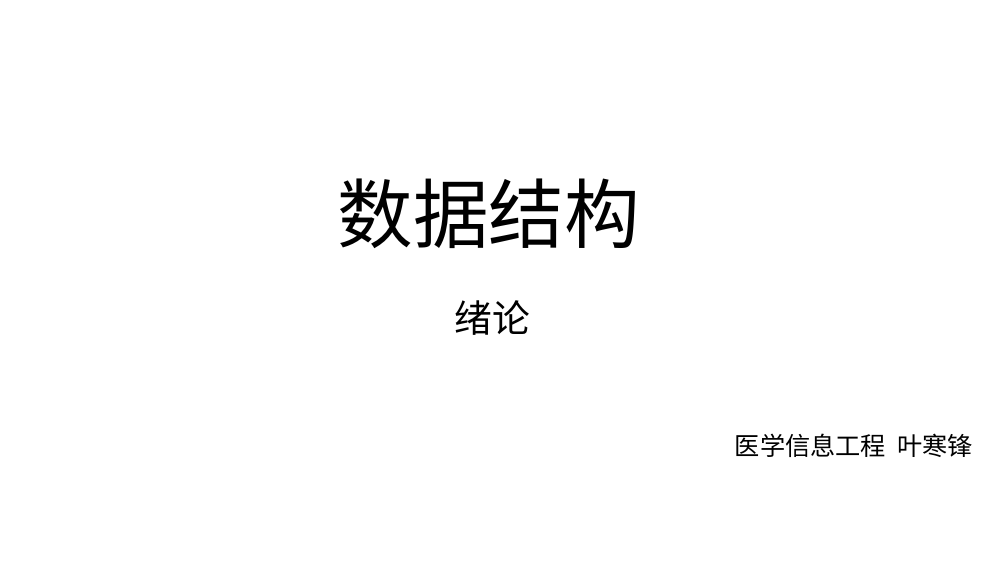
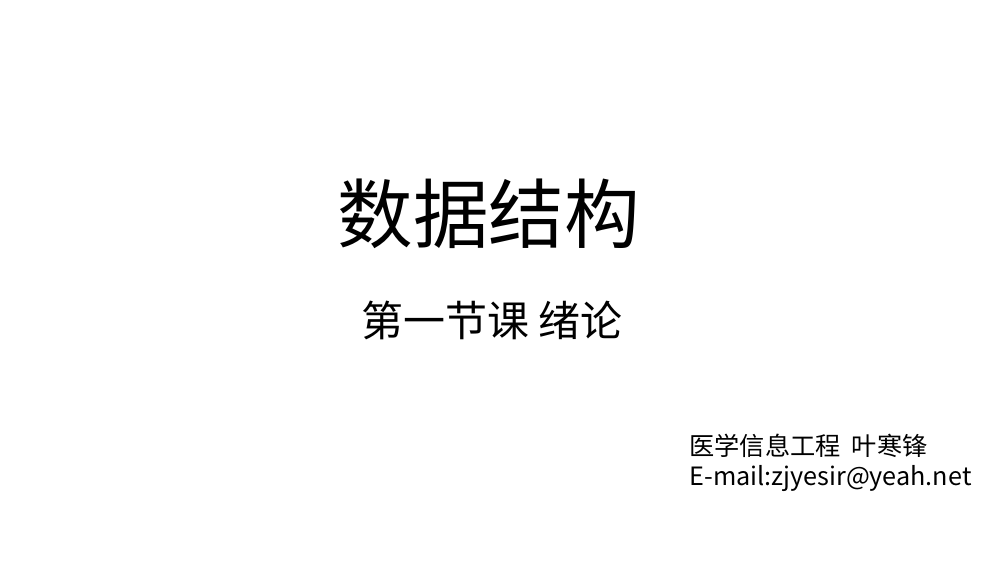
Before and after one commit to zjyesir/hmc_data_structure, a slide deck: slide 1 of 1绪论.pptx. Drawn at 1008x567 pixels with LibreOffice and Linux fonts; fonts in the diff are those of the drawing; background and template pictures are left out. Boxes give left, top, right and bottom in pixels: in the first picture for what was removed or moved away, otherwise in the second. Text is boxed around its words. In the diff, an @@ line names an element or a change of style, - is before the commit and + after.

```diff
--- a/1绪论.pptx
+++ b/1绪论.pptx
@@ text at [362, 300, 623, 340]: text changed; size 36 to 40 pt @@
-绪论
+第一节课 绪论
@@ text "医学信息工程 叶寒锋": place and size @@
-text "医学信息工程 叶寒锋" at [735, 433, 973, 457]
+text "医学信息工程 叶寒锋" at [689, 433, 971, 491]
@@ text at [689, 433, 928, 457]: alignment centre to left @@
@@ text at [689, 465, 971, 491]: paragraph added @@
+E-mail:zjyesir@yeah.net
```
Also in this commit, not shown: 10 other slides changed, 6 slides added, 4 slides removed, 3 other files.
